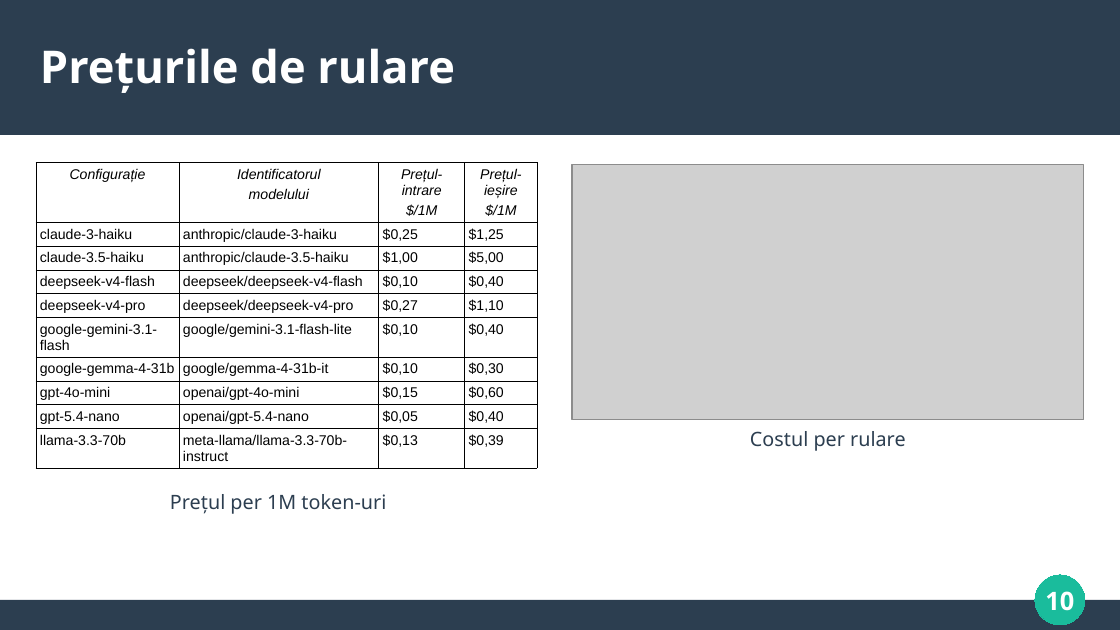
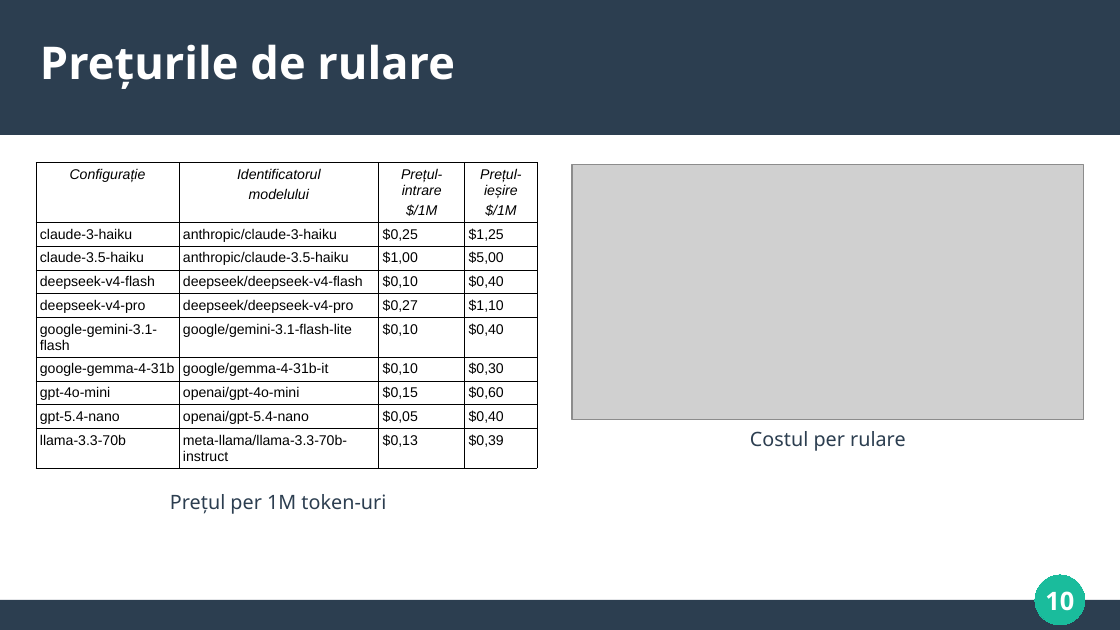
Before and after one commit to KpuBemKa/docs-usm, a slide deck: slide 10 of teza/prezentation-teza.pptx. Drawn at 1120x630 pixels with LibreOffice and Linux fonts; fonts in the diff are those of the drawing; grey boxes stand for pictures. Boxes give left, top, right and bottom in pixels: in the first picture for what was removed or moved away, otherwise in the second. Text is boxed around its words. In the diff, an @@ line names an element or a change of style, - is before the commit and + after.

```diff
--- a/teza/prezentation-teza.pptx
+++ b/teza/prezentation-teza.pptx
@@ title "Prețurile de rulare" at [40,44,455,89]: line spacing 1 to 0.9 @@
```
Also in this commit, not shown: 10 other slides changed, 2 other files.
